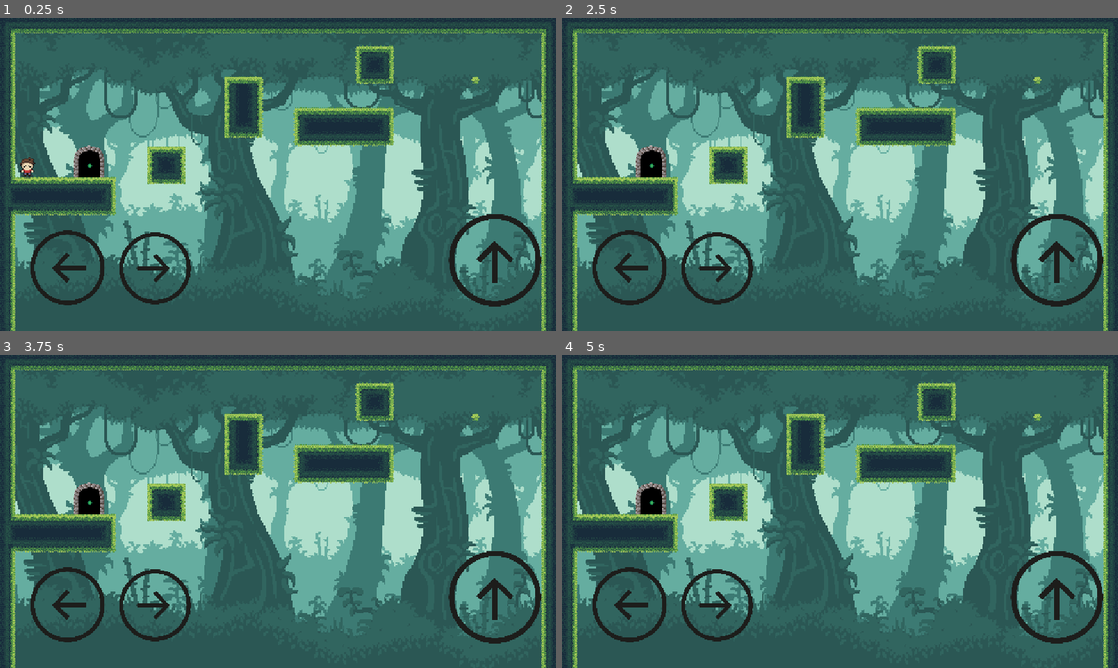
Above: before the commit, frames 1-4 (two rows, left to right).
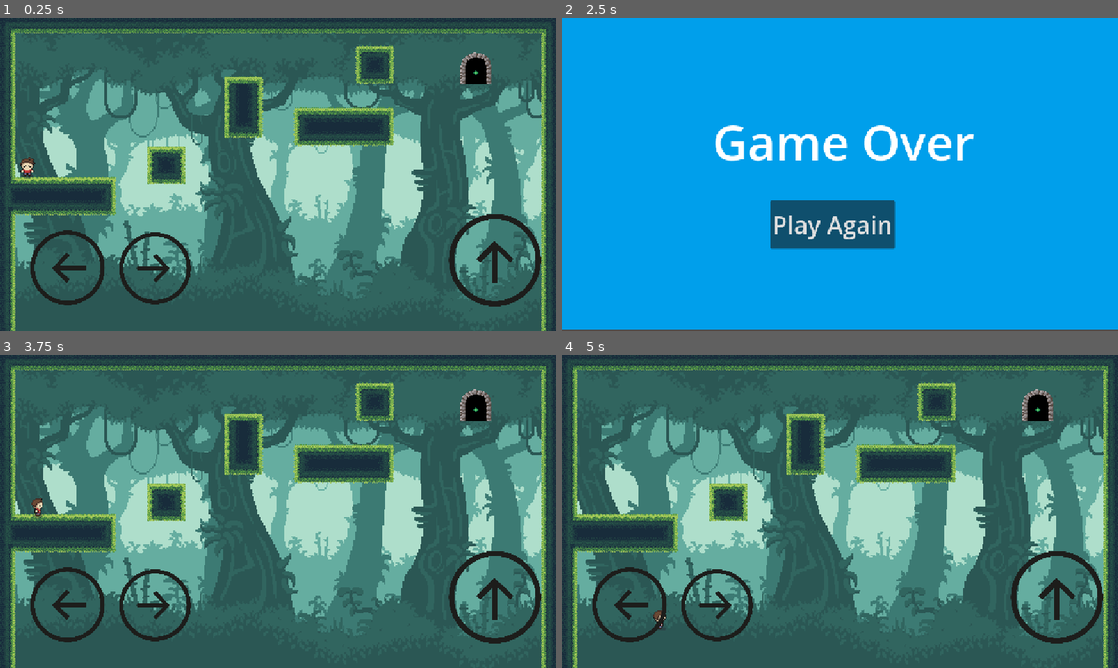
Above: after the commit, the same moments.

Repository: Tad-Min/Troll_Demo_Project-Godot-
Game: Godot game, scene res://scenes/Level/Lv1.tscn
Same seed, same stepped clock (60 frames per second), same inputs: the game is played once before the commit and once after it.
Inputs (mouse positions are in pixels of both pictures, inside the frame that each line leads up to):
- Up to frame 1 (0.25 s): no input
- Up to frame 2 (2.5 s): tap Enter at 0.5 s; hold D (move_right) 0.53-2.03 s; tap X (die) at 0.6, 1.35, 2.1 s; tap Space (jump) at 0.77, 1.52 s; hold A (move_left) from 2.03 s (still down)
- Up to frame 3 (3.75 s): release A (move_left) at 2.75 s; click (272, 561) at 2.75 s, where only the run after the commit has a clickable "Play Again"; hold D (move_right) from 3.53 s (still down); tap X (die) at 3.6 s
- Up to frame 4 (5 s): keep holding D (move_right); tap Space (jump) at 3.77, 4.52 s; tap X (die) at 4.35 s

The runs differ from the first frame. In frame 1, 1.0% of the frame differs, in the area x 13-89%, y 10-51%; in frame 2, 100%, in the area x 0-100%, y 0-100%; in frame 3, 1.1%; in frame 4, 1.1%.

Commit message:
add GameOver scene

Diff:
--- /dev/null
+++ b/scenes/GameOver.gd
@@ -0,0 +1,4 @@
+extends Button
+
+func _pressed():
+	get_tree().change_scene_to_file("res://scenes/Level/Lv1.tscn")
--- /dev/null
+++ b/scenes/GameOver.tscn
@@ -0,0 +1,46 @@
+[gd_scene load_steps=3 format=3 uid="uid://1bof6obh3yvu"]
+
+[ext_resource type="Script" uid="uid://5maxewdhu0r" path="res://scenes/GameOver.gd" id="1_6bcno"]
+
+[sub_resource type="LabelSettings" id="LabelSettings_tvctj"]
+font_size = 100
+
+[node name="Control" type="Control"]
+layout_mode = 3
+anchors_preset = 15
+anchor_right = 1.0
+anchor_bottom = 1.0
+grow_horizontal = 2
+grow_vertical = 2
+
+[node name="ColorRect" type="ColorRect" parent="."]
+layout_mode = 0
+offset_right = 1152.0
+offset_bottom = 644.0
+color = Color(0, 0.623529, 0.921569, 1)
+
+[node name="Label" type="Label" parent="."]
+layout_mode = 0
+offset_left = 311.0
+offset_top = 187.0
+offset_right = 854.0
+offset_bottom = 324.0
+text = "Game Over"
+label_settings = SubResource("LabelSettings_tvctj")
+
+[node name="TextureRect" type="TextureRect" parent="."]
+layout_mode = 0
+offset_left = 113.0
+offset_top = 373.0
+offset_right = 298.0
+offset_bottom = 529.0
+
+[node name="Button" type="Button" parent="."]
+layout_mode = 0
+offset_left = 431.0
+offset_top = 377.0
+offset_right = 689.0
+offset_bottom = 477.0
+theme_override_font_sizes/font_size = 50
+text = "Play Again"
+script = ExtResource("1_6bcno")
--- a/scenes/Level/Lv1.tscn
+++ b/scenes/Level/Lv1.tscn
@@ -1469,7 +1469,7 @@
 tile_set = SubResource("TileSet_fqcln")
 
 [node name="Portal" parent="." instance=ExtResource("9_fqcln")]
-position = Vector2(184, 296)
+position = Vector2(985, 103)
 rotation = 3.14159
 scale = Vector2(2.01603, -2.0561)
 
--- a/scripts/player.gd
+++ b/scripts/player.gd
@@ -32,7 +32,8 @@
 				velocity.y = jump_velocity
 				air_jump_done+=1
 				$JumpSound.play()
-
+	if position.y > 900:
+		get_tree().change_scene_to_file("res://scenes/GameOver.tscn")
 
 
 
Not shown, added: scenes/GameOver.gd.uid
